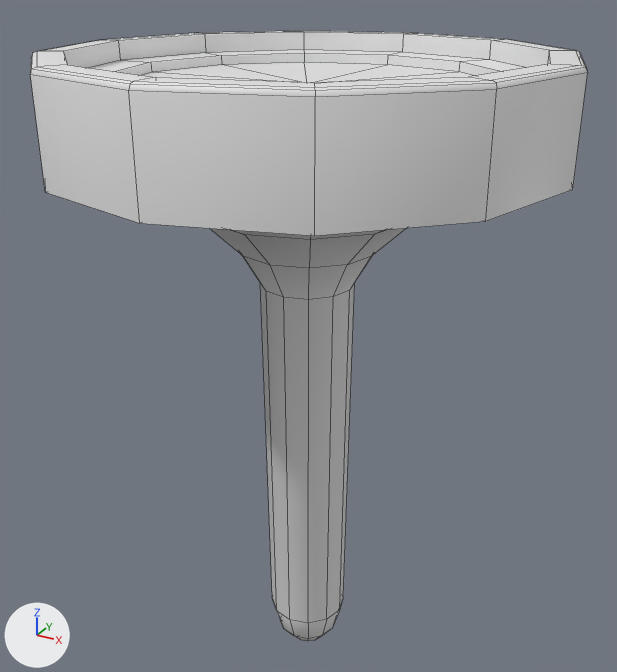
One commit to the FBX model Assets/ART/Meshes/SM_Thermometre_Water.fbx: the scene before it, then after it.
Before and after are seen from a 50 mm lens placed at (0.278, -0.505, 0.532), pointed at (-0.007, 0.013, 0.273). Every picture has the same lights, and +X, +Y and +Z are marked at lower left. The picture after the commit comes second. Mesh edges are drawn as thin lines. Where no turn or scale is listed for an object, it has been applied to the vertices.

The first picture shows 'SM_Thermometre_Water'.
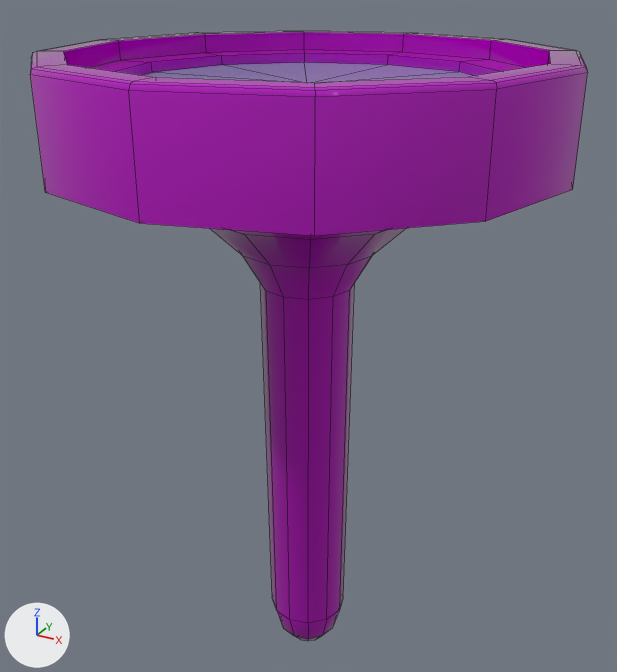
The change, as a diff of the scene's bpy script:
```diff
--- a/Assets/ART/Meshes/SM_Thermometre_Water.fbx.py
+++ b/Assets/ART/Meshes/SM_Thermometre_Water.fbx.py
@@ mat_m_plastic_03 @@
+mat_m_plastic_03 = principled_material('M_Plastic_03')
+mat_m_plastic_03.base_color = (0.46, 0.0, 0.5)  # pink #b500bc
+mat_m_plastic_03.roughness = 0.0
@@ mat_m_screen @@
+mat_m_screen = principled_material('M_Screen')
+mat_m_screen.base_color = (0.25, 0.361, 0.5)  # blue #89a2bc
+mat_m_screen.roughness = 0.0
@@ me_mesh @@
 me_mesh.from_pydata(...)  # 182 vertices, 192 faces; spans x -0.177..0.177, y -0.177..0.177, z 0.0..0.479
 # used by ob_sm_thermometre_water; location = (0.0, 0.0, 0.0)
+# me_mesh part 1: 180 of the faces centred in x -0.165..0.165, y -0.165..0.165, z 0.0..0.479 switch from no material to mat_m_plastic_03 (pink #b500bc)
+# me_mesh part 2: all 12 faces centred in x -0.079..0.079, y -0.079..0.079, z 0.459 switch from no material to mat_m_screen (blue #89a2bc)
```

Location of each change, (x1, y1, x2, y2) in pixels of the pictures (617 x 672 px):
part 1 of me_mesh, recoloured (darker): (30, 31, 587, 641) in both
part 2 of me_mesh, recoloured (white to blue): (142, 62, 474, 82) in both
